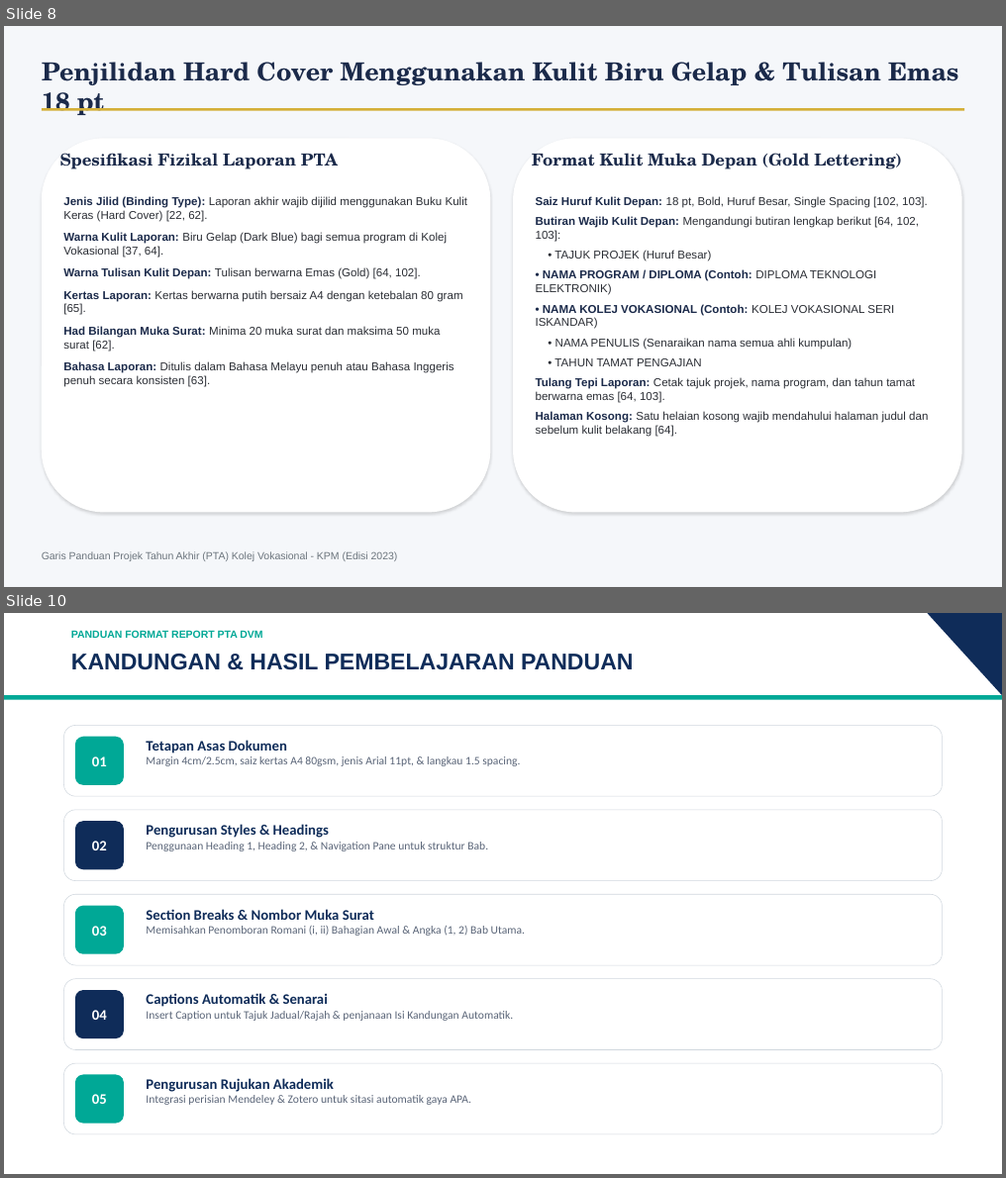
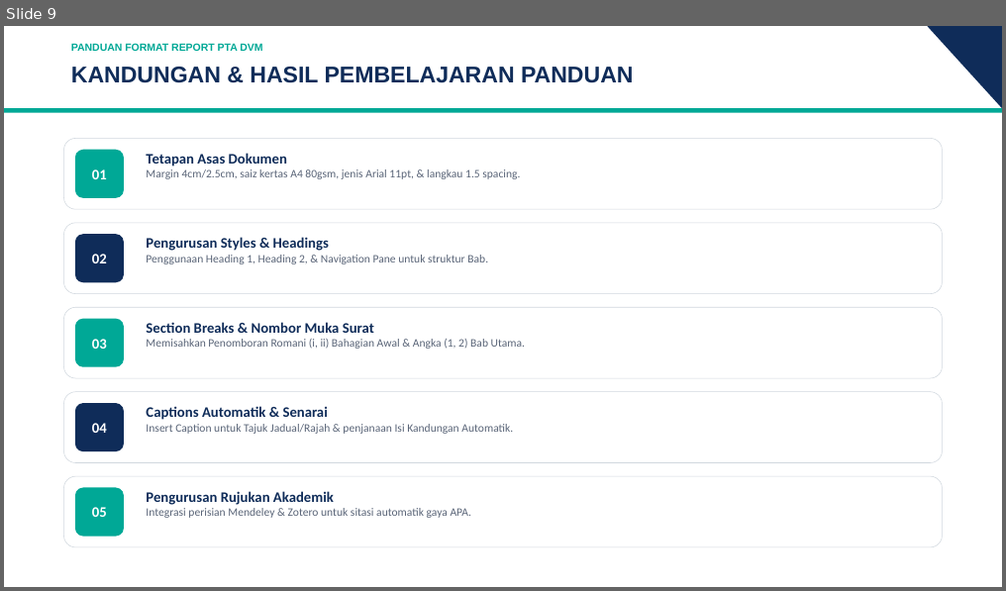
Before and after one commit to cikdet/KVreportformat, a slide deck: KV_PTA_KVSegamat_Sept2026_edit.pptx. Shown one above the other, each under a label of ours: slides 8 and 10 before the commit, slide 9 after it; the slides between them are not shown. The pictures are 1006x1178 and 1006x591 pixels, drawn with LibreOffice and Linux fonts; fonts in the diff are those of the drawing; background and template pictures are left out. Boxes give left, top, right and bottom in pixels: in the first picture for what was removed or moved away, otherwise in the second. Text is boxed around its words. In the diff, an @@ line names an element or a change of style, - is before the commit and + after.

Commit message:
Update report format

```diff
--- a/KV_PTA_KVSegamat_Sept2026_edit.pptx
+++ b/KV_PTA_KVSegamat_Sept2026_edit.pptx
@@ slide 8 removed at (x1=4, y1=26, x2=1002, y2=587), background picture (left out) @@
@@ text removed at (x1=42, y1=62, x2=958, y2=115) @@
-Penjilidan Hard Cover Menggunakan Kulit Biru Gelap & Tulisan Emas 18 pt
@@ rectangle removed at (x1=42, y1=108, x2=964, y2=110) @@
@@ rounded rectangle removed at (x1=42, y1=138, x2=491, y2=513) @@
@@ rounded rectangle removed at (x1=513, y1=138, x2=962, y2=513) @@
@@ text removed at (x1=60, y1=153, x2=338, y2=170) @@
-Spesifikasi Fizikal Laporan PTA
@@ text removed at (x1=532, y1=153, x2=902, y2=170) @@
-Format Kulit Muka Depan (Gold Lettering)
@@ text removed at (x1=63, y1=196, x2=467, y2=387) @@
-Jenis Jilid (Binding Type): Laporan akhir wajib dijilid menggunakan Buku Kulit Keras (Hard Cover) [22, 62].
-Warna Kulit Laporan: Biru Gelap (Dark Blue) bagi semua program di Kolej Vokasional [37, 64].
-Warna Tulisan Kulit Depan: Tulisan berwarna Emas (Gold) [64, 102].
-Kertas Laporan: Kertas berwarna putih bersaiz A4 dengan ketebalan 80 gram [65].
-Had Bilangan Muka Surat: Minima 20 muka surat dan maksima 50 muka surat [62].
-Bahasa Laporan: Ditulis dalam Bahasa Melayu penuh atau Bahasa Inggeris penuh secara konsisten [63].
@@ text removed at (x1=536, y1=196, x2=928, y2=437) @@
-Saiz Huruf Kulit Depan: 18 pt, Bold, Huruf Besar, Single Spacing [102, 103].
-Butiran Wajib Kulit Depan: Mengandungi butiran lengkap berikut [64, 102, 103]:
-• TAJUK PROJEK (Huruf Besar)
-• NAMA PROGRAM / DIPLOMA (Contoh: DIPLOMA TEKNOLOGI ELEKTRONIK)
-• NAMA KOLEJ VOKASIONAL (Contoh: KOLEJ VOKASIONAL SERI ISKANDAR)
-• NAMA PENULIS (Senaraikan nama semua ahli kumpulan)
-• TAHUN TAMAT PENGAJIAN
-Tulang Tepi Laporan: Cetak tajuk projek, nama program, dan tahun tamat berwarna emas [64, 103].
-Halaman Kosong: Satu helaian kosong wajib mendahului halaman judul dan sebelum kulit belakang [64].
@@ text removed at (x1=42, y1=552, x2=398, y2=562) @@
-Garis Panduan Projek Tahun Akhir (PTA) Kolej Vokasional - KPM (Edisi 2023)
@@ what was slide 10 is now slide 9 @@
```
Also in this commit, not shown: 6 slides changed, 1 slide added, 2 other slides removed, 3 other files.
